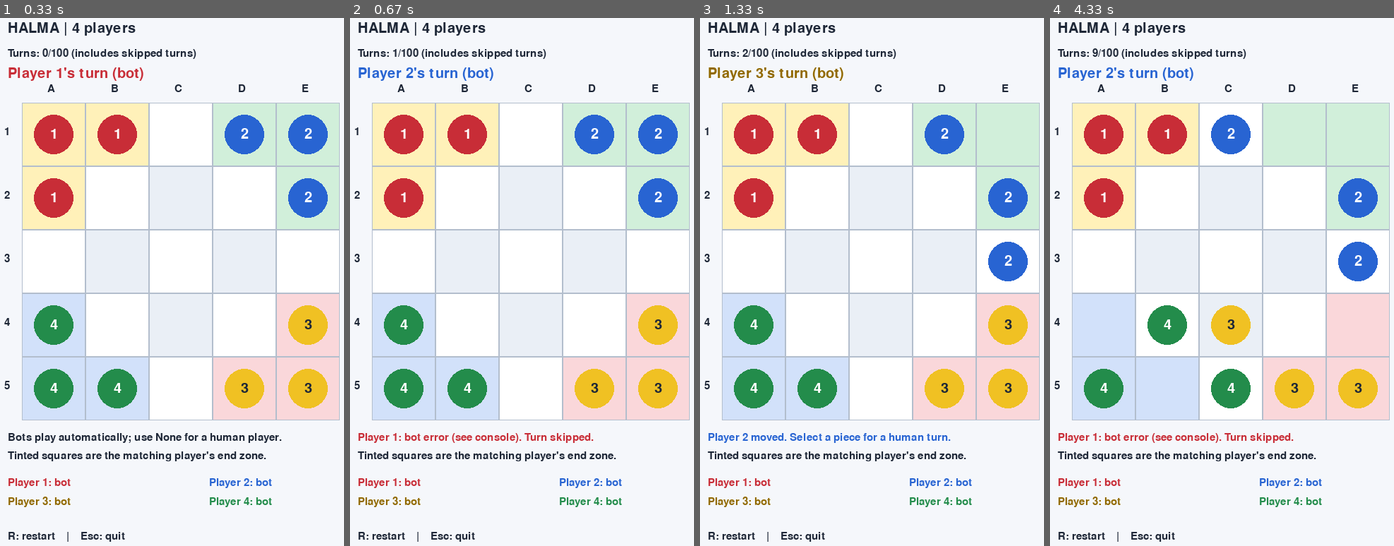
Above: before the commit, frames 1-4 (left to right).
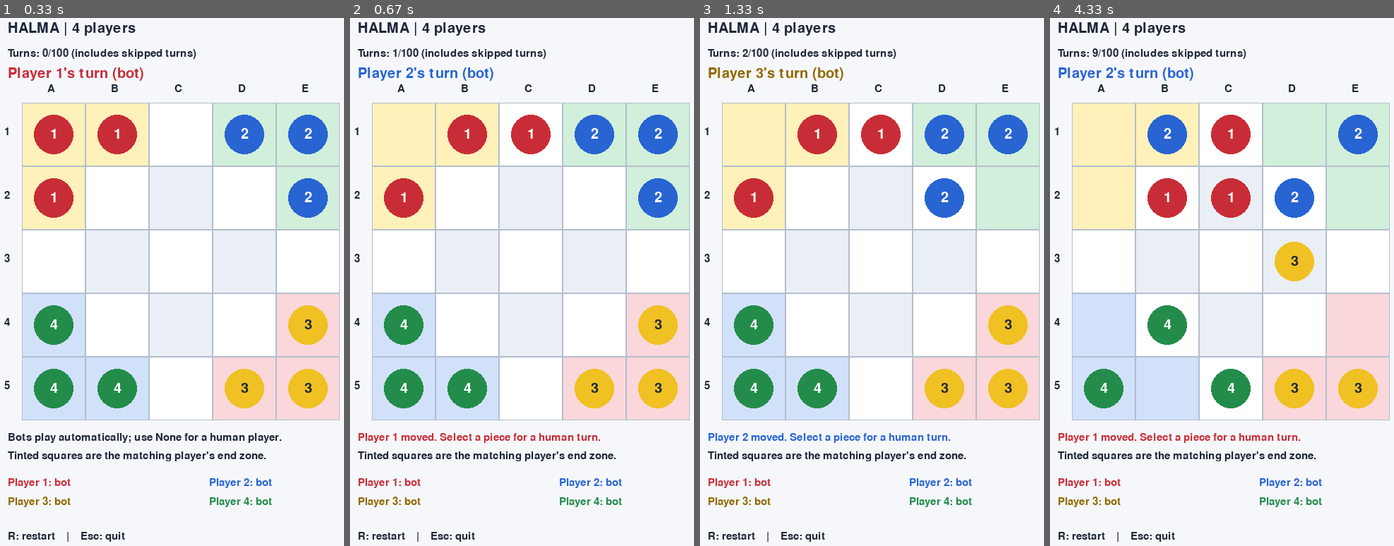
Above: after the commit, the same moments.

Repository: Odhranv/Chinese-Checkers
Game: pygame game, started from halma_pygame_4players.py
Same seed, same stepped clock (60 frames per second), same inputs: the game is played once before the commit and once after it.
Inputs:
- Up to frame 1 (0.33 s): no input
- Up to frame 2 (0.67 s): no input
- Up to frame 3 (1.33 s): no input
- Up to frame 4 (4.33 s): no input

Frame 1 is identical in both runs. In frame 2, 1.8% of the frame differs, in the area x 9-73%, y 18-81%; in frame 3, 4.0%; in frame 4, 8.5%, in the area x 9-96%, y 18-81%.

Commit message:
Added missing import

Diff:
--- a/AI_Player_Team12.py
+++ b/AI_Player_Team12.py
@@ -1,3 +1,5 @@
+from halma import *
+
 def AI_Player_Team12(
     board: List[List[int]],
     player: int,
